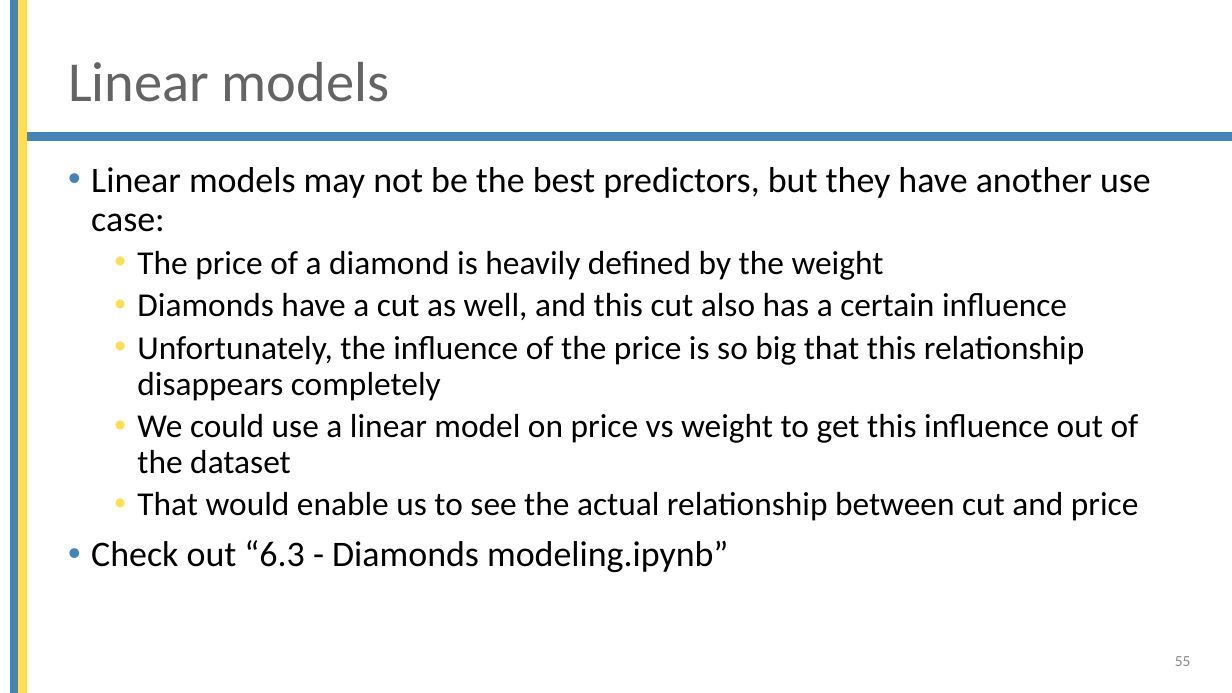
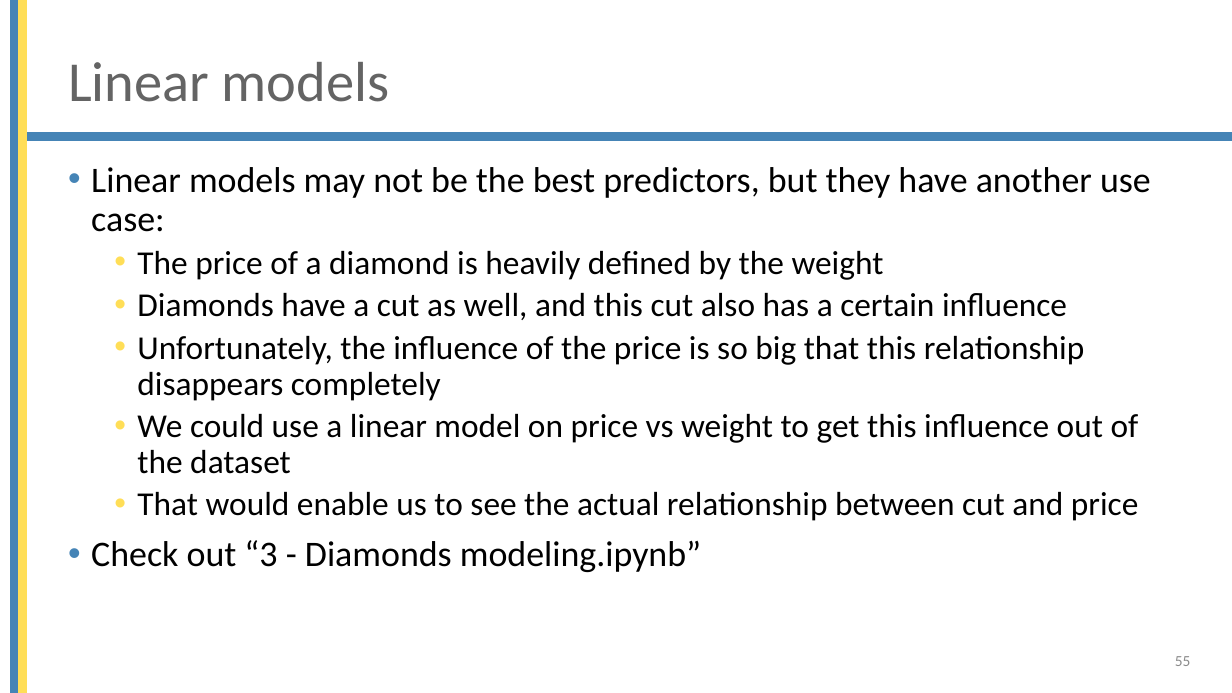
Before and after one commit to mjochen/Cello_AI, a slide deck: slide 55 of ppts/6 - Models.pptx. Drawn at 1232x693 pixels with LibreOffice and Linux fonts; fonts in the diff are those of the drawing; background and template pictures are left out. Boxes give left, top, right and bottom in pixels: in the first picture for what was removed or moved away, otherwise in the second. Text is boxed around its words. In the diff, an @@ line names an element or a change of style, - is before the commit and + after.

```diff
--- a/ppts/6 - Models.pptx
+++ b/ppts/6 - Models.pptx
@@ text at box(91, 540, 701, 572): text changed @@
-• Check out “6.3 - Diamonds modeling.ipynb”
+• Check out “3 - Diamonds modeling.ipynb”
```
Also in this commit, not shown: 4 other slides changed, 5 other files.
